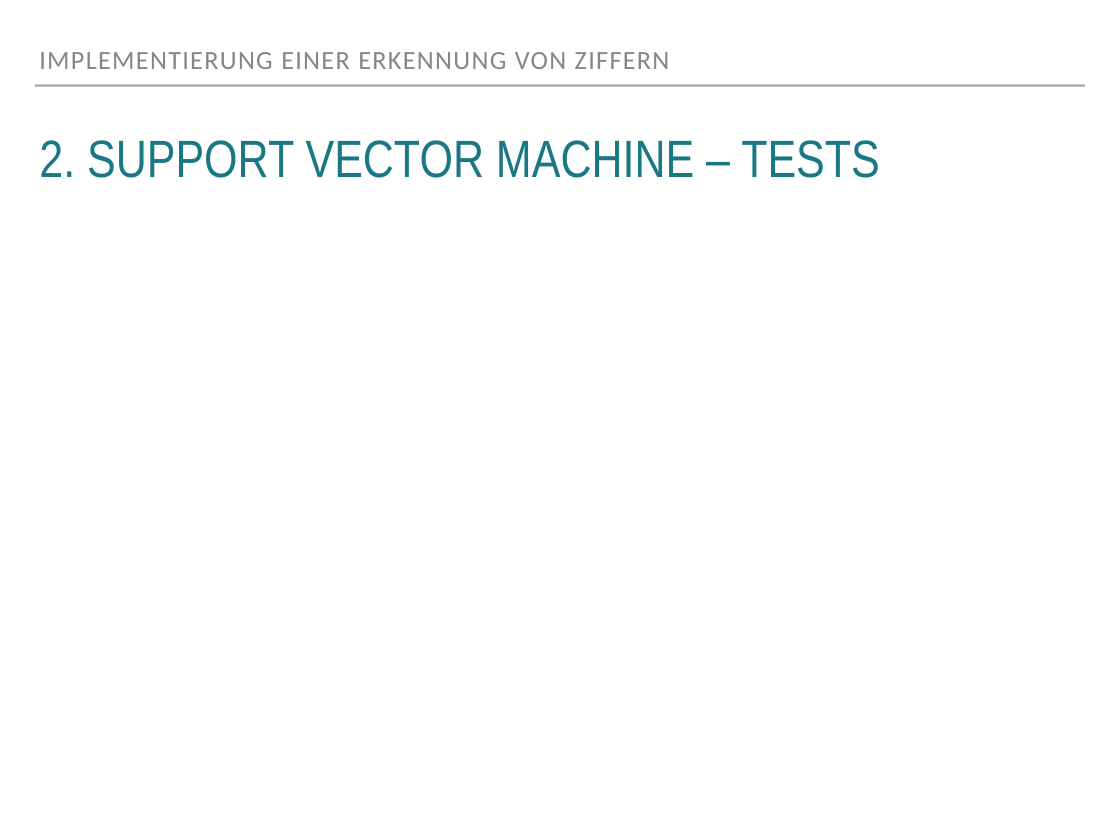
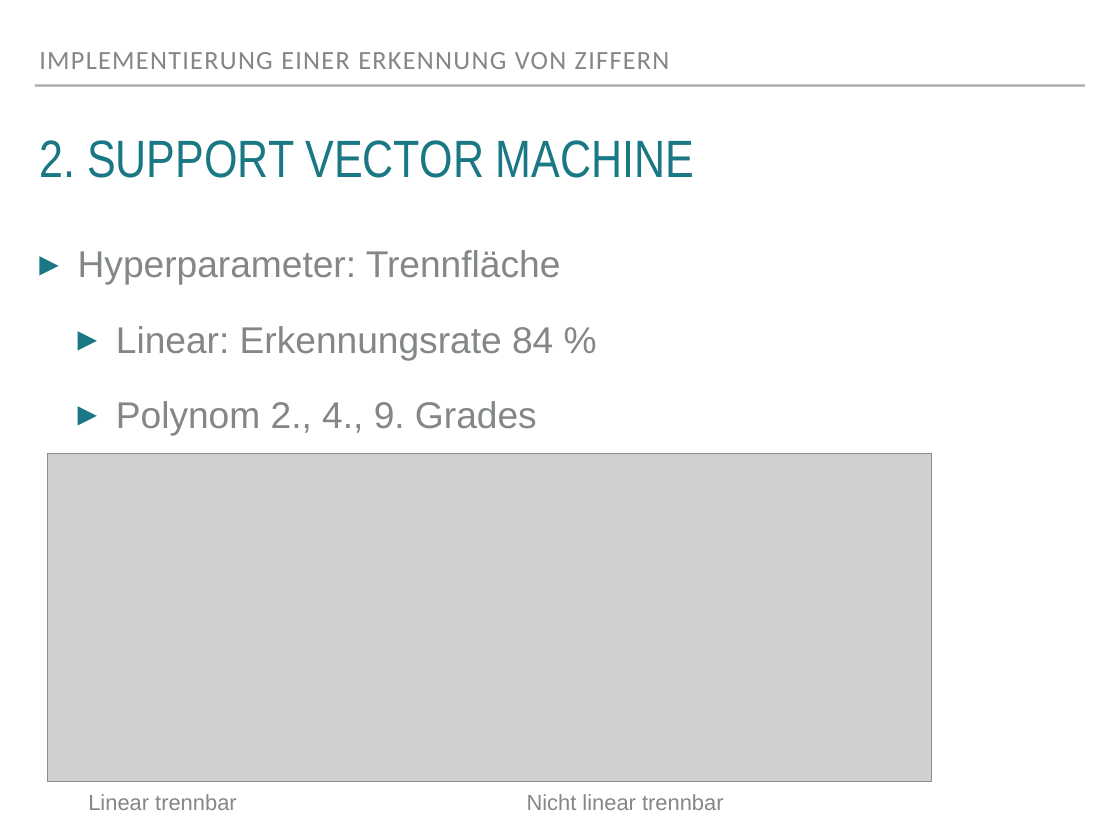
Before and after one commit to cataleya/isy-project, a slide deck: slide 4 of Auswertung, Präsi/isy_endpraese.pptx. Drawn at 1120x840 pixels with LibreOffice and Linux fonts; fonts in the diff are those of the drawing; grey boxes stand for pictures. Boxes give left, top, right and bottom in pixels: in the first picture for what was removed or moved away, otherwise in the second. Text is boxed around its words. In the diff, an @@ line names an element or a change of style, - is before the commit and + after.

```diff
--- a/Auswertung, Präsi/isy_endpraese.pptx
+++ b/Auswertung, Präsi/isy_endpraese.pptx
@@ title at bbox=[39, 140, 694, 178]: text changed @@
-2. SUPPORT VECTOR MACHINE – TESTS
+2. SUPPORT VECTOR MACHINE
@@ text added at bbox=[78, 250, 561, 435], 34 pt, text #838787 @@
+▸ Hyperparameter: Trennfläche
+  ▸ Linear: Erkennungsrate 84 %
+  ▸ Polynom 2., 4., 9. Grades
@@ picture added at bbox=[47, 453, 931, 781] @@
@@ text added at bbox=[88, 794, 237, 810], 20 pt, text #838787 @@
+Linear trennbar
@@ text added at bbox=[527, 794, 724, 810], 20 pt, text #838787 @@
+Nicht linear trennbar
```
Also in this commit, not shown: 12 other slides changed, 6 slides added, 1 slide removed, 2 other files.
